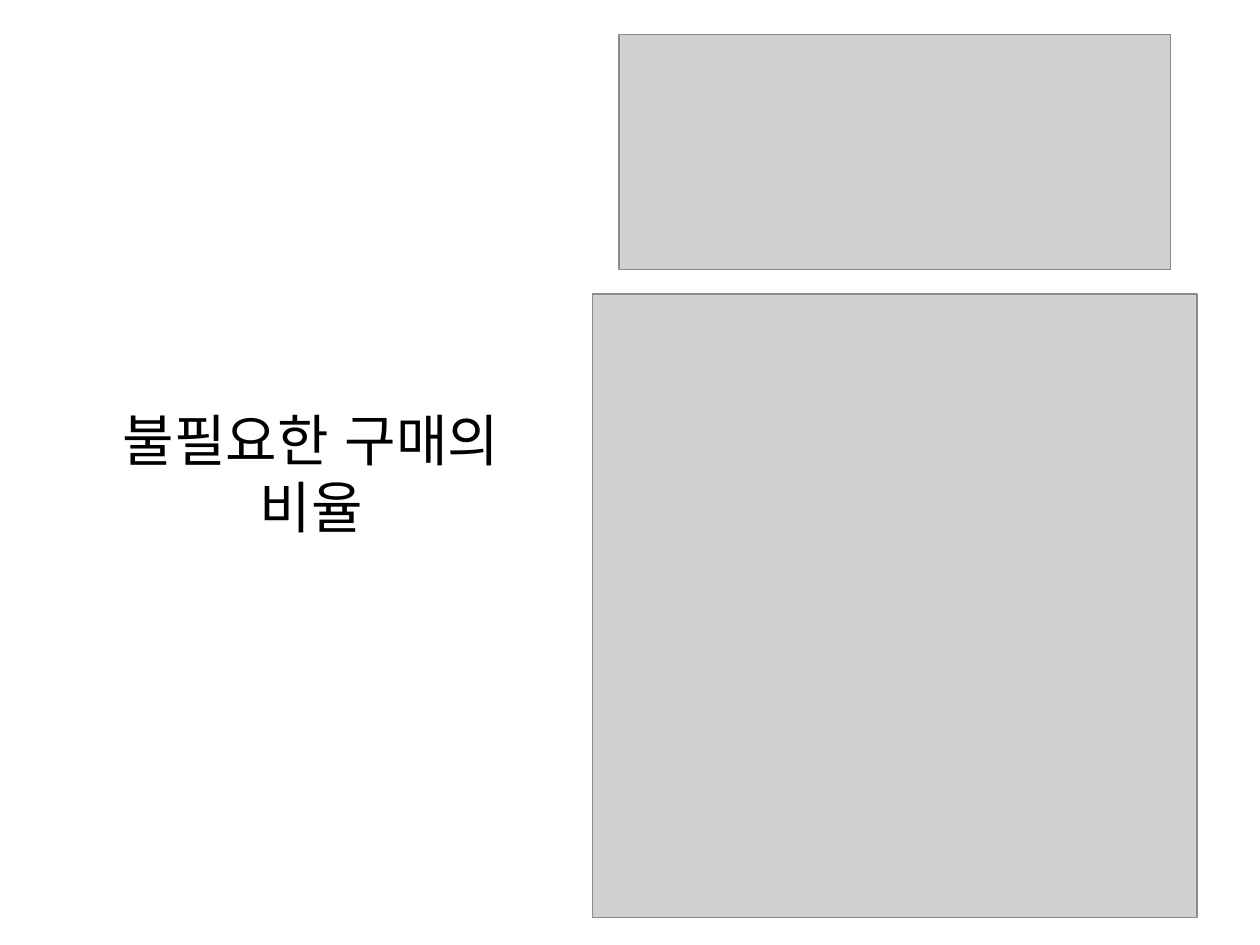
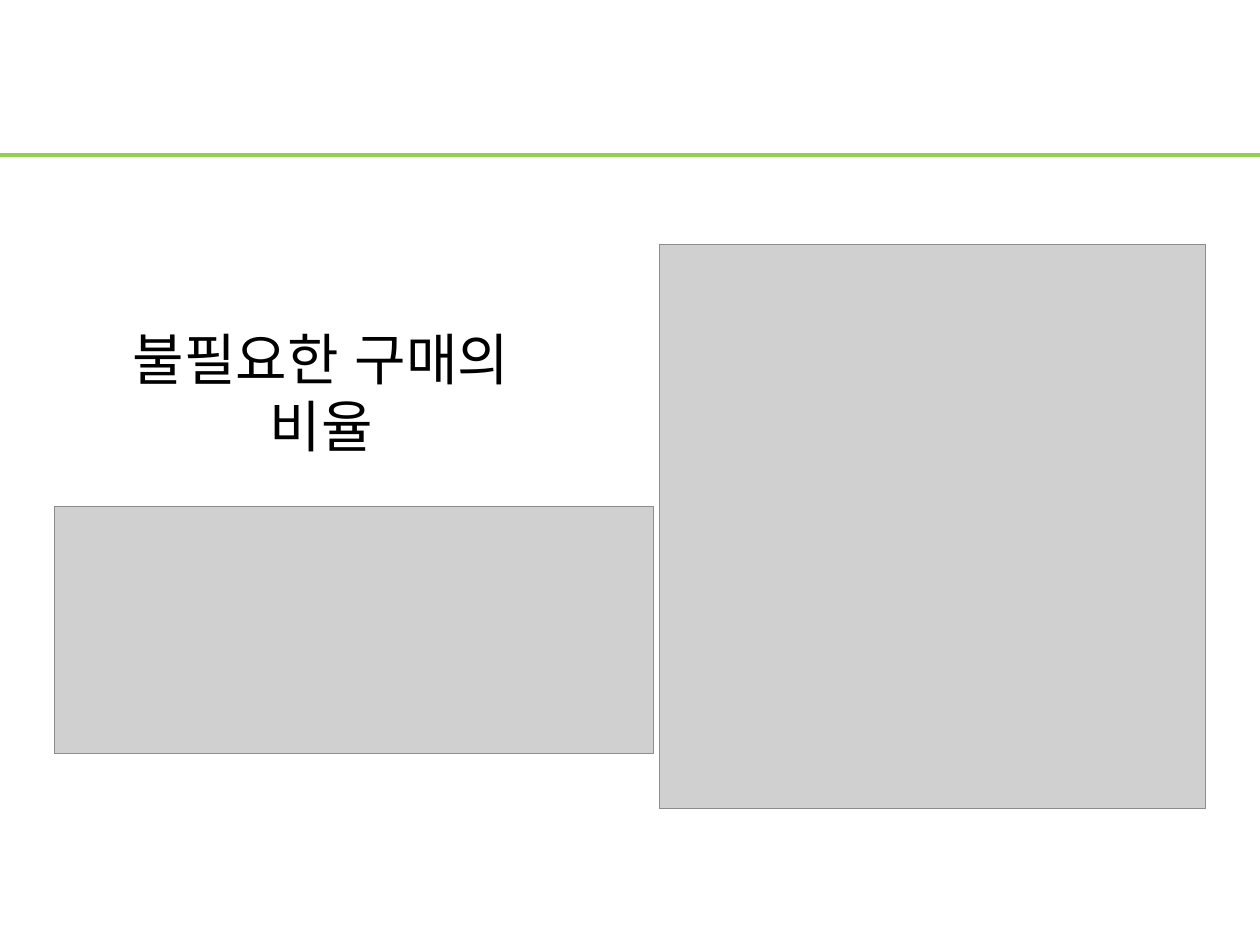
Before and after one commit to WasVelinn/1stPerSonalProjecT, a slide deck: slide 19 of 프레젠테이션1.pptx. Drawn at 1260x945 pixels with LibreOffice and Linux fonts; fonts in the diff are those of the drawing; grey boxes stand for pictures. Boxes give left, top, right and bottom in pixels: in the first picture for what was removed or moved away, otherwise in the second. Text is boxed around its words. In the diff, an @@ line names an element or a change of style, - is before the commit and + after.

```diff
--- a/프레젠테이션1.pptx
+++ b/프레젠테이션1.pptx
@@ picture removed at (619, 35, 1169, 271) @@
@@ line added from (0, 155) to (1260, 155), #92D050 2.25 pt @@
@@ picture: place and size @@
-picture at (592, 294, 1197, 917)
+picture at (660, 244, 1206, 809)
@@ title "불필요한 구매의 비율": place and size @@
-title "불필요한 구매의 비율" at (123, 414, 500, 533)
+title "불필요한 구매의 비율" at (133, 333, 510, 452)
@@ picture added at (54, 507, 653, 753) @@
```
Also in this commit, not shown: 39 other slides changed, 2 slides added, 2 slides removed, 18 other files.
